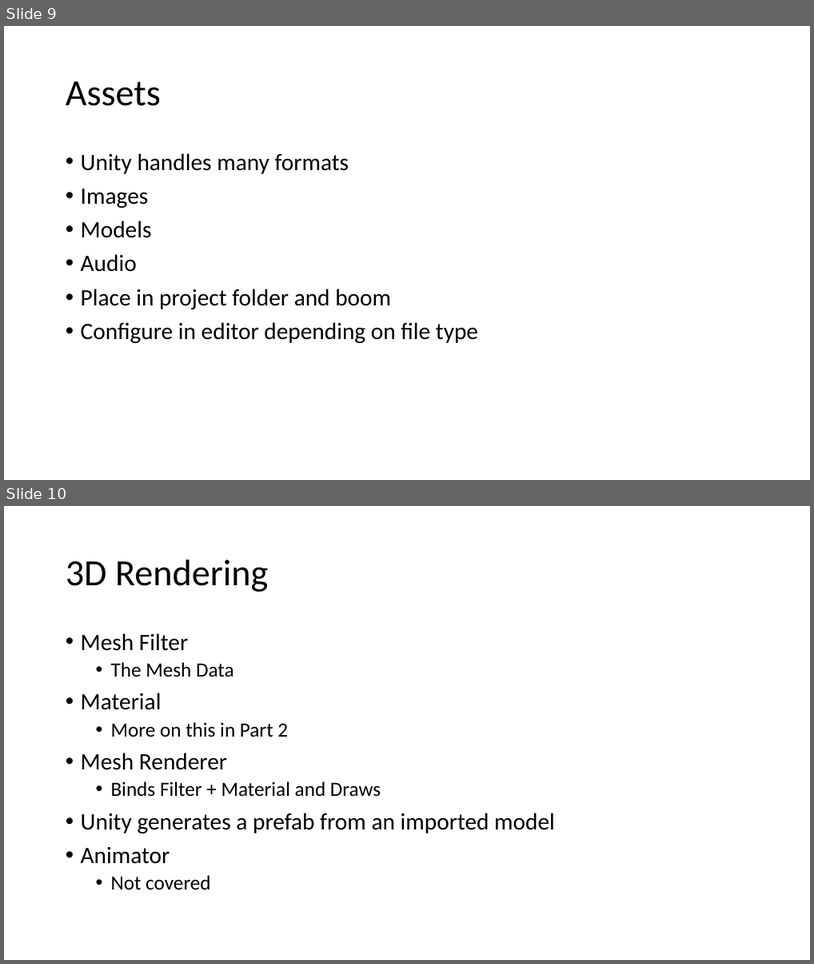
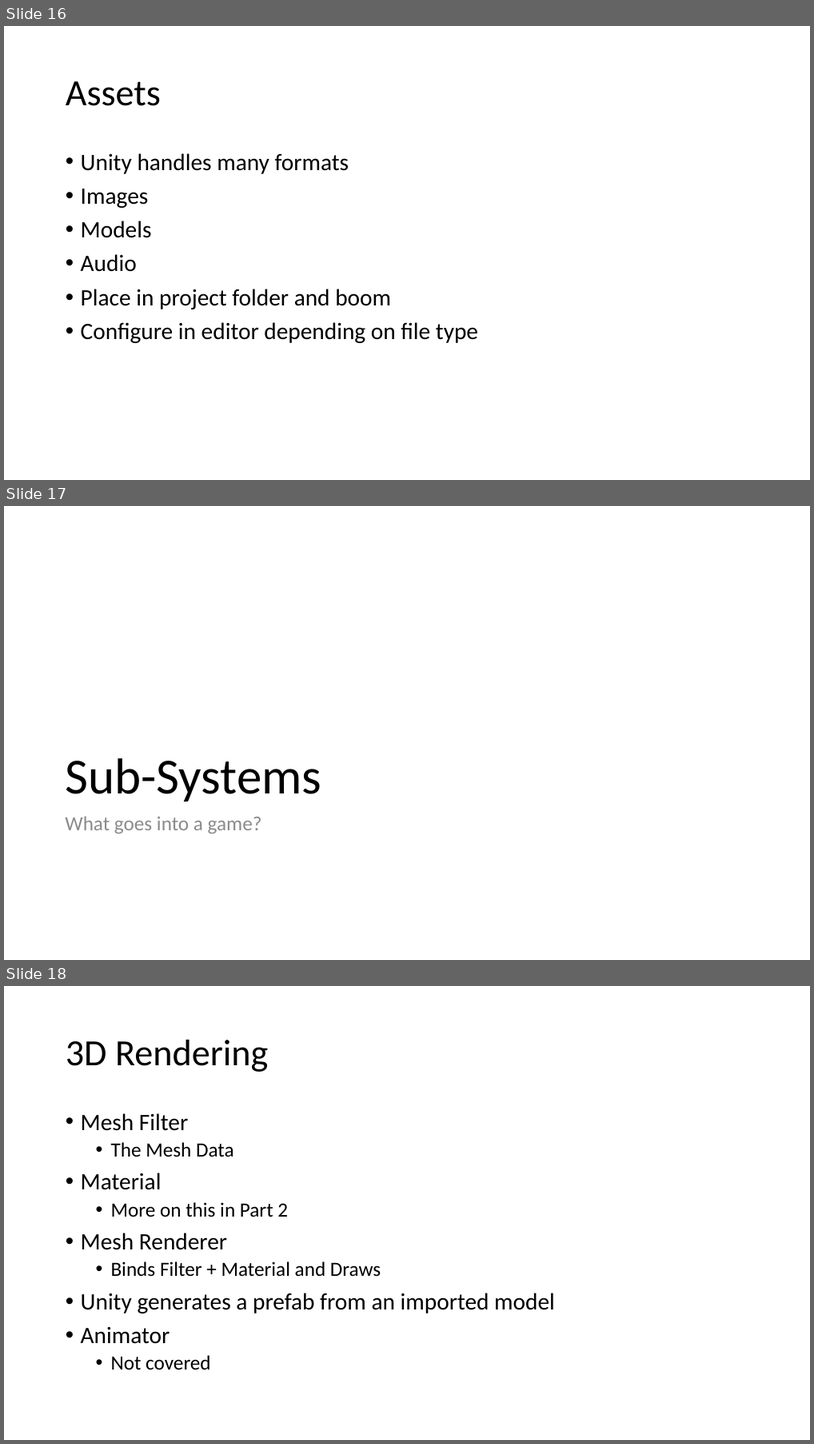
Before and after one commit to quandtm/UnitySTWorkshop, a slide deck: ST_Unity_101_Part1.pptx. Shown one above the other, each under a label of ours: slides 9 and 10 before the commit, slides 16, 17 and 18 after it. The pictures are 814x964 and 814x1444 pixels, drawn with LibreOffice and Linux fonts; fonts in the diff are those of the drawing. Boxes give left, top, right and bottom in pixels: in the first picture for what was removed or moved away, otherwise in the second. Text is boxed around its words. In the diff, an @@ line names an element or a change of style, - is before the commit and + after.

```diff
--- a/ST_Unity_101_Part1.pptx
+++ b/ST_Unity_101_Part1.pptx
@@ slide 17 added at [4,506,810,960], background #FFFFFF @@
@@ title added at [65,758,322,801], 60 pt, text #000000 @@
+Sub-Systems
@@ text added at [65,816,262,833], 24 pt, text #8C8C8C @@
+What goes into a game?
@@ what was slide 9 is now slide 16 @@
@@ what was slide 10 is now slide 18 @@
```
Also in this commit, not shown: 20 other slides added, 1 slide removed.
